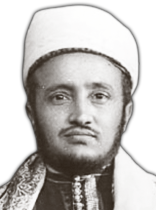
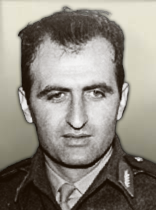
Two versions of the same layered image (156 × 210). Layer-by-layer changes:
renamed "image_2025-07-18_114409115-removebg-preview" to "image_2025-08-28_205413464-removebg-preview", painted on it over [0, 4, 156, 210]
showed "Layer 0" over [0, 0, 156, 210]
